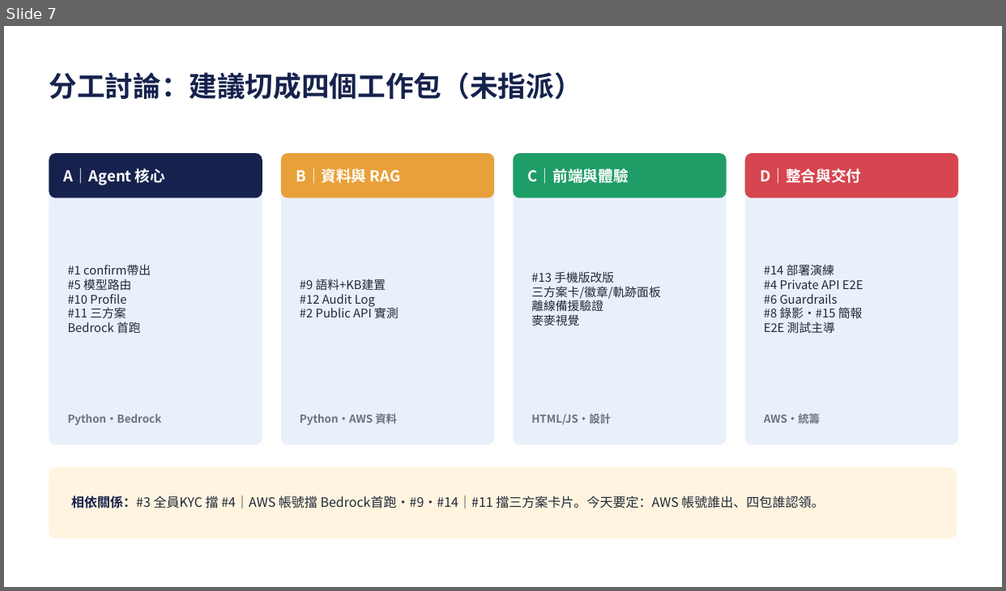
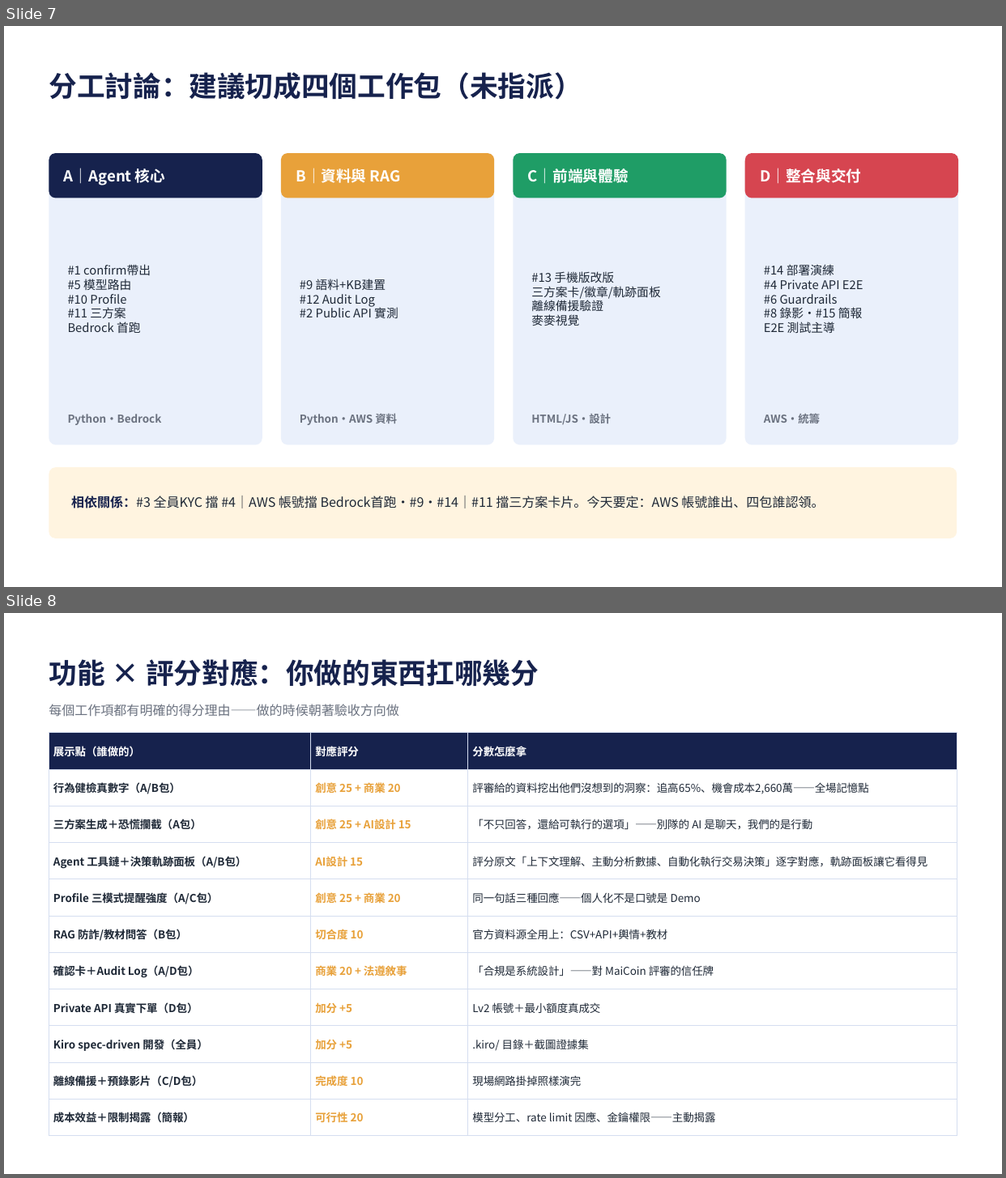
Before and after one commit to giont565/MaiMate, a slide deck: docs/工作項目狀態.pptx. Shown one above the other, each under a label of ours: slide 7 before the commit, slides 7 and 8 after it. The pictures are 1006x591 and 1006x1178 pixels, drawn with LibreOffice and Linux fonts; fonts in the diff are those of the drawing. Boxes give left, top, right and bottom in pixels: in the first picture for what was removed or moved away, otherwise in the second. Text is boxed around its words. In the diff, an @@ line names an element or a change of style, - is before the commit and + after.

```diff
--- a/docs/工作項目狀態.pptx
+++ b/docs/工作項目狀態.pptx
@@ slide 8 added at [4,613,1002,1174], background #FFFFFF @@
@@ text added at [49,659,539,686], 27 pt, text #16224D, bold @@
+功能 × 評分對應：你做的東西扛哪幾分
@@ text added at [49,704,399,717], 12.5 pt, text #6B7280 @@
+每個工作項都有明確的得分理由——做的時候朝著驗收方向做
@@ table added at [49,733,957,1127], 11 rows, 3 columns @@
+展示點（誰做的） | 對應評分 | 分數怎麼拿
+行為健檢真數字（A/B包） | 創意 25 + 商業 20 | 評審給的資料挖出他們沒想到的洞察：追高65%、機會成本2,660萬——全場記憶點
+三方案生成＋恐慌攔截（A包） | 創意 25 + AI設計 15 | 「不只回答，還給可執行的選項」——別隊的 AI 是聊天，我們的是行動
+Agent 工具鏈＋決策軌跡面板（A/B包） | AI設計 15 | 評分原文「上下文理解、主動分析數據、自動化執行交易決策」逐字對應，軌跡面板讓它看得見
+Profile 三模式提醒強度（A/C包） | 創意 25 + 商業 20 | 同一句話三種回應——個人化不是口號是 Demo
+RAG 防詐/教材問答（B包） | 切合度 10 | 官方資料源全用上：CSV+API+輿情+教材
+確認卡＋Audit Log（A/D包） | 商業 20 + 法遵敘事 | 「合規是系統設計」——對 MaiCoin 評審的信任牌
+Private API 真實下單（D包） | 加分 +5 | Lv2 帳號＋最小額度真成交
+Kiro spec-driven 開發（全員） | 加分 +5 | .kiro/ 目錄＋截圖證據集
+離線備援＋預錄影片（C/D包） | 完成度 10 | 現場網路掛掉照樣演完
+成本效益＋限制揭露（簡報） | 可行性 20 | 模型分工、rate limit 因應、金鑰權限——主動揭露
```
Also in this commit, not shown: 2 other slides added, 1 other file.
